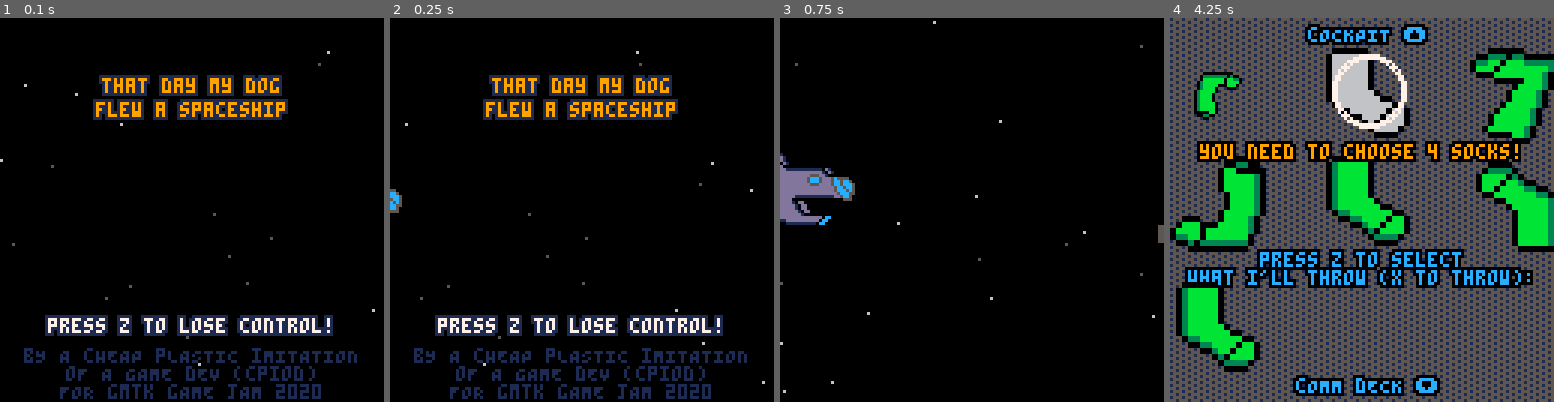
Above: before the commit, frames 1-4 (left to right).
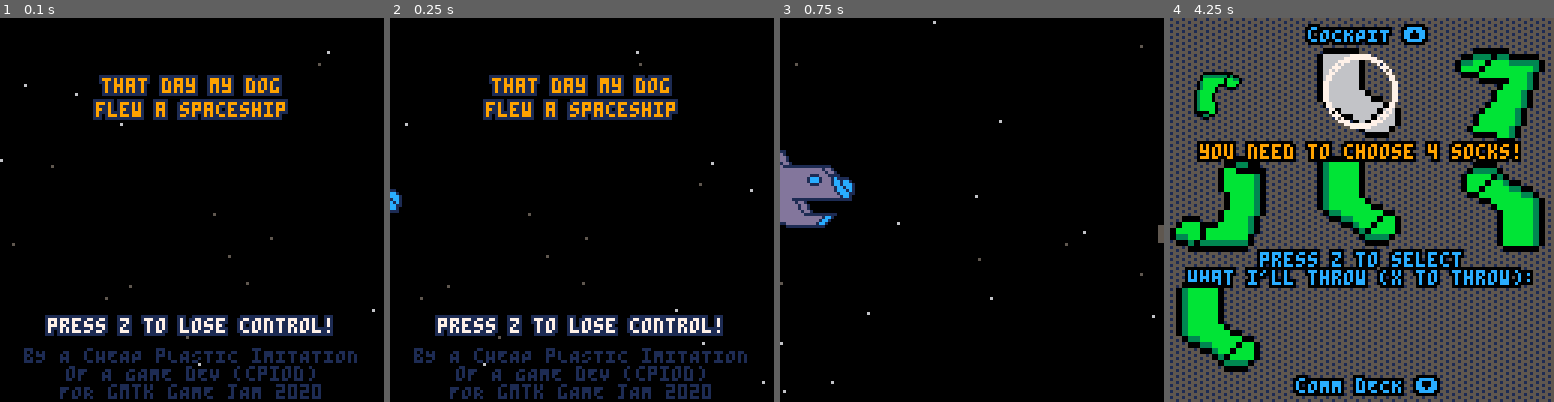
Above: after the commit, the same moments.

Repository: cpiod/that-day-my-dog-flew-a-spaceship
Game: PICO-8 cartridge gmtk.p8
The game is run twice, just before and just after one commit, with the same random seed, the same clock (stepped at 60 frames per second) and the same inputs.
Inputs:
- Up to frame 1 (0.1 s): no input
- Up to frame 2 (0.25 s): no input
- Up to frame 3 (0.75 s): tap X (X key) at 0.33 s; tap O (Z key) at 0.7 s
- Up to frame 4 (4.25 s): tap X (X key) at 1.07, 1.85, 2.97, 4.08 s; hold Right 1.6-2.1 s; tap O (Z key) every 0.4 s from 1.7 to 4.1 s; hold Up 2.15-2.42 s; hold Right 2.47-3.03 s; hold Left 3.08-3.58 s; hold Down 3.63-3.97 s; hold Right from 4.02 s (still down)

Frame 1 is identical in both runs. In frame 2, less than 0.1% of the frame differs, in the area x 0-4%, y 44-51%; in frame 3, 1.1%; in frame 4, 11%, in the area x 38-100%, y 7-61%.

Commit message:
Tweaks and hard mode

Diff:
--- a/gmtk.p8
+++ b/gmtk.p8
@@ -10,13 +10,19 @@
 card={2,3}
 flist={{1,0,0,0},{1,0,0,0},{1,1,0,0},{1,1,0,0},{1,1,0,1},{1,1,0,1},{1,1,1,1}}
 tuto=true
+hard=false
 --flist={{1,1,0,1},{1,1,0,1},{1,1,0,1},{1,1,0,1}}
 
 function disable_tuto()
  tuto=false
  cinem=0
 end
+
+function hard_mode()
+ hard=true
+end
 menuitem(1,"disable tutorial",disable_tuto)
+menuitem(2,"enable hard mode",hard_mode)
 
 
 function new_level()
@@ -35,6 +41,7 @@
 	if(f[2]) n+=2
 	if(f[3]) n+=4
 	if(f[4]) n+=4
+	if(dots_seen==nil and n<=12 and (f[3] or f[4])) dots_seen=lvl
 	o=gen_obj()
 	set,socks=gen_set(n)
 	assert(#set==n)
@@ -64,6 +71,7 @@
 	pirate_seen=false
 	radio_seen=false
 	fire_seen=false
+	dots_seen=nil
 	for i=1,4 do
 	 add_shock()
 	end
@@ -79,7 +87,7 @@
 	music(53,120)
 	n=8
 	new_level()
-	screen=0 -- todo 0 dans version finale
+	screen=0
 	t0=time()
 --	t3=time()
 --	music(0)
@@ -206,6 +214,7 @@
 
 	if screen==20 then
 	 update_mstars()
+	 update_expl()
 	 update_stars()
 	 if time()-t2>1.5 then
 	  screen+=1
@@ -612,7 +621,7 @@
    end
    if t[i]==1 then
 	   -- get the best guess
-	   inter[i]={e,get_best(mem[i],e,card[i])} -- todo cardinal
+	   inter[i]={e,get_best(mem[i],e,card[i])}
 	   -- memorize the solution
 	   mem_update(mem[i],e,o[i],i)
 	  else
@@ -646,8 +655,8 @@
   end
   if screen==20 then
    for i=1,4 do
-    local dx=8*cos(time()-t2+i/10+.3)
-    local dy=-7*sin(time()-t2+i/10+.3)
+    local dx=8*cos(.5*(time()-t2)+i/20+.6)
+    local dy=-7*sin(.5*(time()-t2)+i/20+.6)
     local col=f[2] and socks[sel[5-i][1]][3] or 11
     pset(x+dx+20,y+dy+20,col)
    end
@@ -677,6 +686,8 @@
    ?s,64-2*#s,116,1
    local s="FOR gmtk gAME jAM 2020"
    ?s,64-2*#s,122,1
+  elseif screen==20 then
+   draw_expl(x,y)
   elseif screen==30 then
    -- game over screen
    draw_expl(x,y)
@@ -811,12 +822,21 @@
   end
 
 	 -- set
-  local step=100/(flr((n-1)/2))
+  local step=95/(flr((n-1)/2))
+  --draw big first
   for c=0,n-1 do
    pal()
    palt(14,true)
    local x,y=16+step*flr(c/2),22+128+4+36*flr(c%2)
-   draw_sock(x,y,socks[c+1],enable[c+1])
+   if(set[c+1][1]==1) draw_sock(x,y,socks[c+1],enable[c+1])
+  end
+
+  -- draw small second
+  for c=0,n-1 do
+   pal()
+   palt(14,true)
+   local x,y=16+step*flr(c/2),22+128+4+36*flr(c%2)
+   if(set[c+1][1]==2) draw_sock(x,y,socks[c+1],enable[c+1])
   end
 
   for c=0,n-1 do
@@ -1032,12 +1052,14 @@
 	 elseif screen==25 then
 	  local y=20
 	  damage=0
+	  local d=0
 	  win_pts=0
 	  if f[1] then
 	   if inter[1][2][5]!=o[1] then
+	    d=hard and 8 or 5
 	    prt("we collided with the asteroids!",nil,y,8,0)
-	    prt("hull damage: 5",nil,y+8,8,0)
-	    damage+=5
+	    prt("hull damage: "..d,nil,y+8,8,0)
+	    damage+=d
 	   else
 	    prt("we avoided the asteroids",nil,y,6,0)
 	   end
@@ -1045,9 +1067,10 @@
 	  y+=20
 	  if f[2] then
 	   if inter[2][2][5]!=o[2] then
+	    d=hard and 8 or 5
 	    prt("the fire spreads!",nil,y,8,0)
-	    prt("hull damage: 5",nil,y+8,8,0)
-	    damage+=5
+	    prt("hull damage: "..d,nil,y+8,8,0)
+	    damage+=d
 	   else
 	    prt("the fire is out",nil,y,6,0)
     end
@@ -1057,11 +1080,13 @@
 	   if abs(inter[3][2][2]-o[3])<=1 then
 	    prt("the bomb is neutralized",nil,y,6,0)
 	   elseif abs(inter[3][2][2]-o[3])<=3 then
+	   	d=hard and 3 or 1
 	    prt("the bomb exploded far away",nil,y,9,0)
-	    prt("hull damage: 1",nil,y+8,9,0)
-	    damage+=1
+	    prt("hull damage: "..d,nil,y+8,9,0)
+	    damage+=d
 	   else
 	    local d=flr(abs(inter[3][2][2]-o[3])/2)+2
+	    if(hard) d+=5
 	    prt("the bomb exploded near us!",nil,y,8,0)
 	    prt("hull damage: "..d,nil,y+8,8,0)
 	    damage+=d
@@ -1070,17 +1095,20 @@
 	  y+=20
 	  if f[4] then
 	   if inter[4][2][2]==o[4] then
-	    prt("we got a clear connexion!",nil,y,11,0)
-	    prt("radio: +20",nil,y+8,11,0)
-	    win_pts=20
+	   	d=hard and 15 or 20
+	    prt("we got a clear connection!",nil,y,11,0)
+	    prt("radio: +"..d,nil,y+8,11,0)
+	    win_pts=d
 	   elseif abs(inter[4][2][2]-o[4])<=3 then
+	   	d=hard and 5 or 10
 	    prt("the radio crackles a bit",nil,y,11,0)
-	    prt("radio: +10",nil,y+8,11,0)
-	    win_pts=10
+	    prt("radio: +"..d,nil,y+8,11,0)
+	    win_pts=d
 	   elseif abs(inter[4][2][2]-o[4])<=10 then
+	    d=hard and 3 or 5
 	    prt("the radio crackles a lot",nil,y,11,0)
-	    prt("radio: +5",nil,y+8,11,0)
-	    win_pts=5
+	    prt("radio: +"..d,nil,y+8,11,0)
+	    win_pts=d
 	   else
 	    prt("wrong frequency...",nil,y,6,0)
 	   end
@@ -1164,7 +1192,7 @@
 
 function draw_nb(x_center,y_center,set)
  prt(set[3],x_center-2,y_center-4,7,0)
- if(n<=12) prt("dots",x_center-6,y_center+6,7,0)
+ if(lvl==dots_seen) prt("dots",x_center-6,y_center+6,7,0)
 end
 
 msgf={{"big","small"},{"green","red","blue"}}
Not shown, changed: 35 lines of the sprite sheet (__gfx__) section of gmtk.p8
Not shown, changed: the sound effects (__sfx__) section of gmtk.p8
